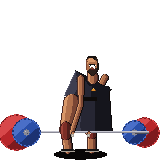
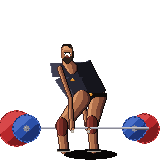
Before/after of a 160 × 160 layered artwork. What changed in the layer stack:
painted on "extras" over [71, 127, 91, 137]
painted on "face" over [61, 44, 99, 76]
painted on "near-plates" over [0, 110, 41, 151]
painted on "near-body" over [55, 66, 91, 154]
painted on "bar" over [12, 127, 149, 134]
painted on "kit" over [50, 57, 113, 135]
painted on "far-body" over [79, 65, 109, 154]
painted on "far-plates" over [122, 113, 160, 148]
painted on "shadow" over [54, 149, 117, 160]
